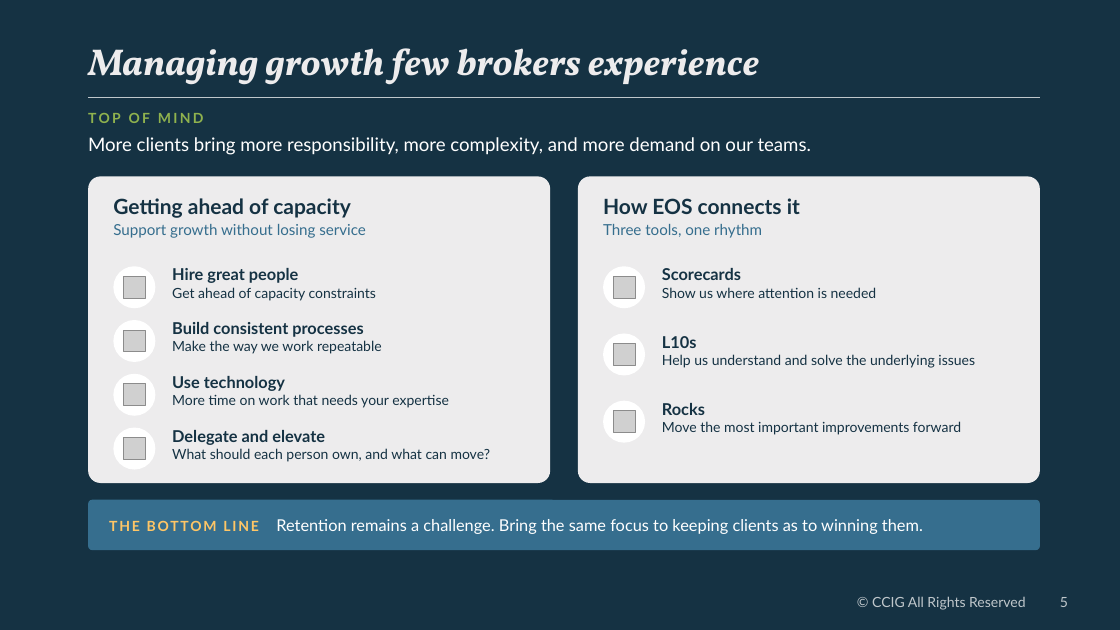
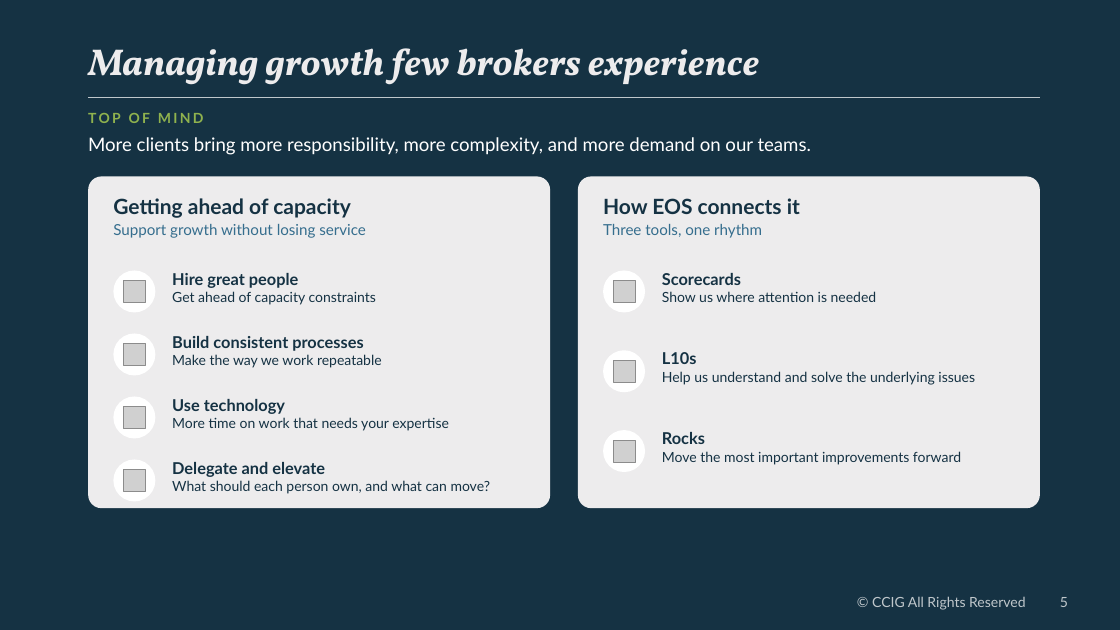
Before and after one commit to kinecopro-bit/CCIG_Brand, a slide deck: slide 5 of Market Update/CCIG_Market_Update_Slides_CCIG-Brand.pptx. Drawn at 1120x630 pixels with LibreOffice and Linux fonts; fonts in the diff are those of the drawing; grey boxes stand for pictures; background and template pictures are left out. Boxes give left, top, right and bottom in pixels: in the first picture for what was removed or moved away, otherwise in the second. Text is boxed around its words. In the diff, an @@ line names an element or a change of style, - is before the commit and + after.

```diff
--- a/Market Update/CCIG_Market_Update_Slides_CCIG-Brand.pptx
+++ b/Market Update/CCIG_Market_Update_Slides_CCIG-Brand.pptx
@@ rounded rectangle: place and size @@
-rounded rectangle at bbox=[88, 176, 550, 483]
+rounded rectangle at bbox=[88, 176, 550, 508]
@@ rounded rectangle: place and size @@
-rounded rectangle at bbox=[578, 176, 1040, 483]
+rounded rectangle at bbox=[578, 176, 1040, 508]
@@ 2 pictures, 2 texts, 2 ellipses: place and size @@
-2 pictures, 2 texts, 2 ellipses at bbox=[113, 266, 877, 308]
+2 pictures, 2 texts, 2 ellipses at bbox=[113, 271, 877, 313]
@@ 2 pictures, 2 texts, 2 ellipses: place and size @@
-2 pictures, 2 texts, 2 ellipses at bbox=[113, 320, 975, 376]
+2 pictures, 2 texts, 2 ellipses at bbox=[113, 334, 975, 392]
@@ 1 picture, 1 text, 1 ellipse: place and size @@
-1 picture, 1 text, 1 ellipse at bbox=[113, 374, 449, 416]
+1 picture, 1 text, 1 ellipse at bbox=[113, 397, 449, 439]
@@ 2 pictures, 2 texts, 2 ellipses: place and size @@
-2 pictures, 2 texts, 2 ellipses at bbox=[113, 401, 961, 470]
+2 pictures, 2 texts, 2 ellipses at bbox=[113, 430, 961, 502]
@@ rounded rectangle removed at bbox=[88, 500, 1040, 550] @@
@@ text removed at bbox=[276, 519, 923, 534] @@
-THE BOTTOM LINE Retention remains a challenge. Bring the same focus to keeping clients as to winning them.
```
Also in this commit, not shown: 3 other slides changed.
